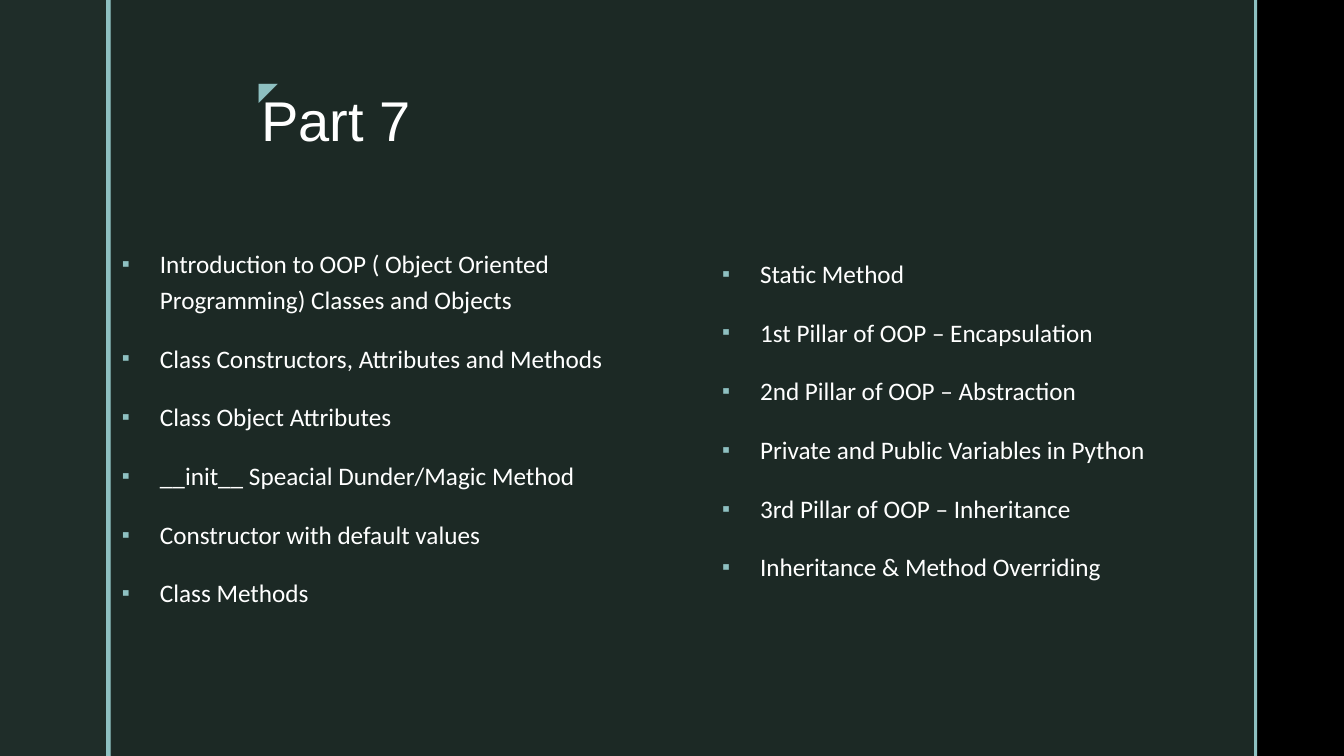
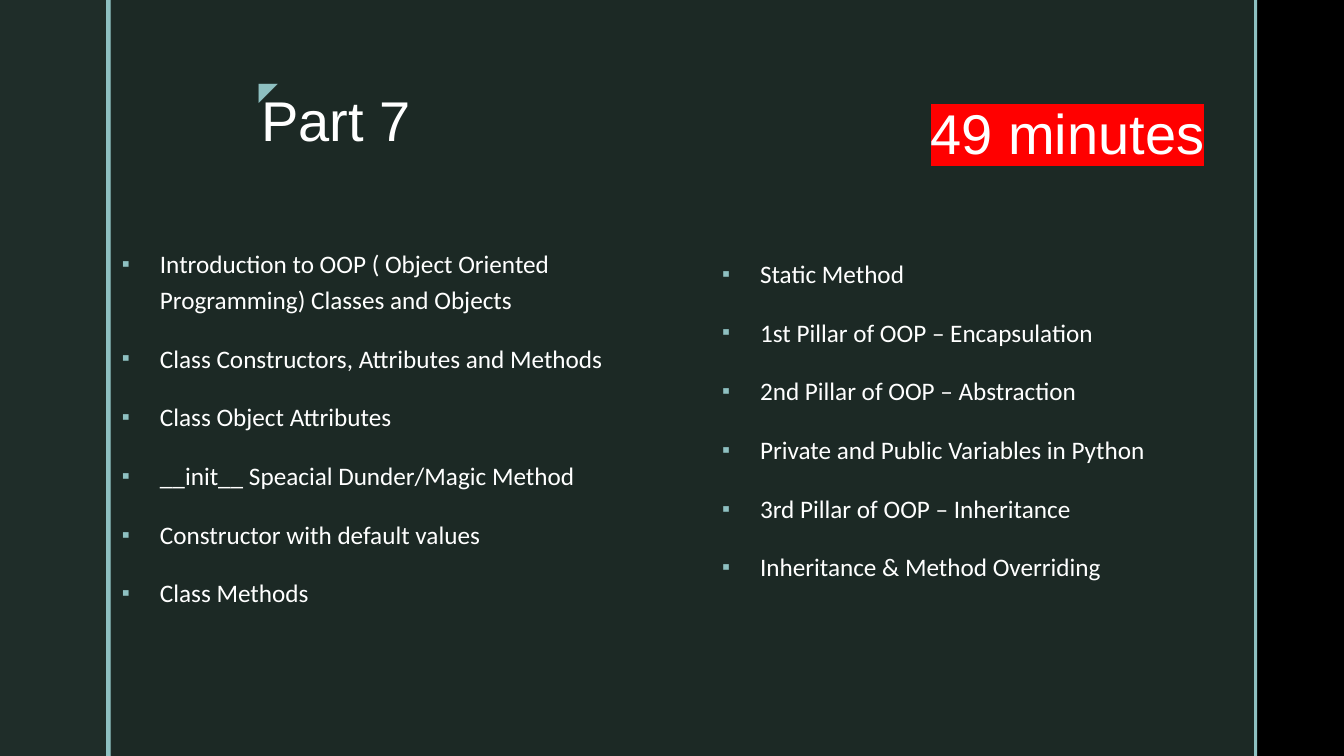
Before and after one commit to RickSekuloski/python_course_yt1, a slide deck: slide 9 of documents/lecture0.pptx. Drawn at 1344x756 pixels with LibreOffice and Linux fonts; fonts in the diff are those of the drawing; background and template pictures are left out. Boxes give left, top, right and bottom in pixels: in the first picture for what was removed or moved away, otherwise in the second. Text is boxed around its words. In the diff, an @@ line names an element or a change of style, - is before the commit and + after.

```diff
--- a/documents/lecture0.pptx
+++ b/documents/lecture0.pptx
@@ text added at <box>931,113,1204,155</box>, 40 pt, text #FFFFFF @@
+49 minutes
```
Also in this commit, not shown: 3 other slides changed, 1 slide added.
